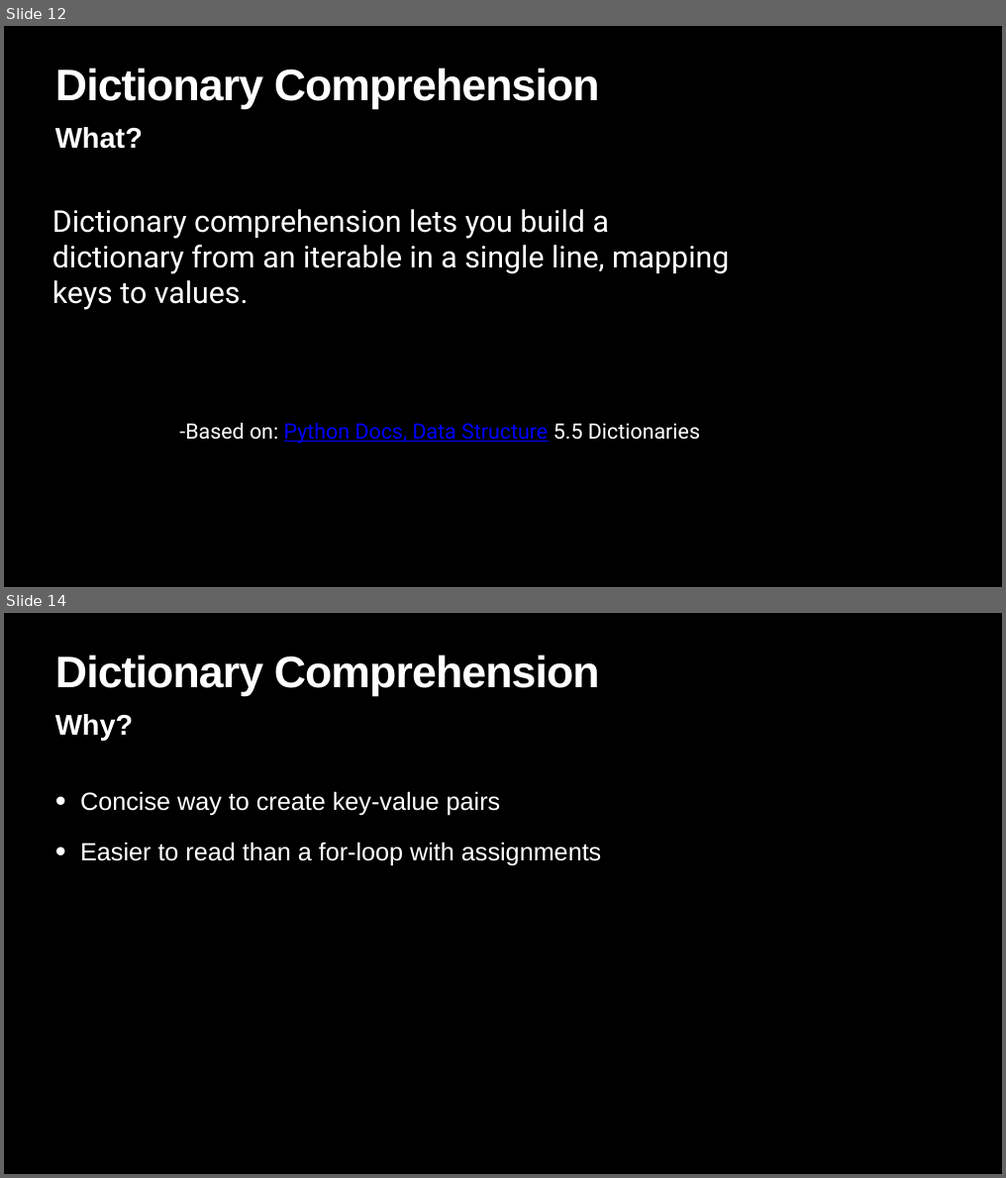
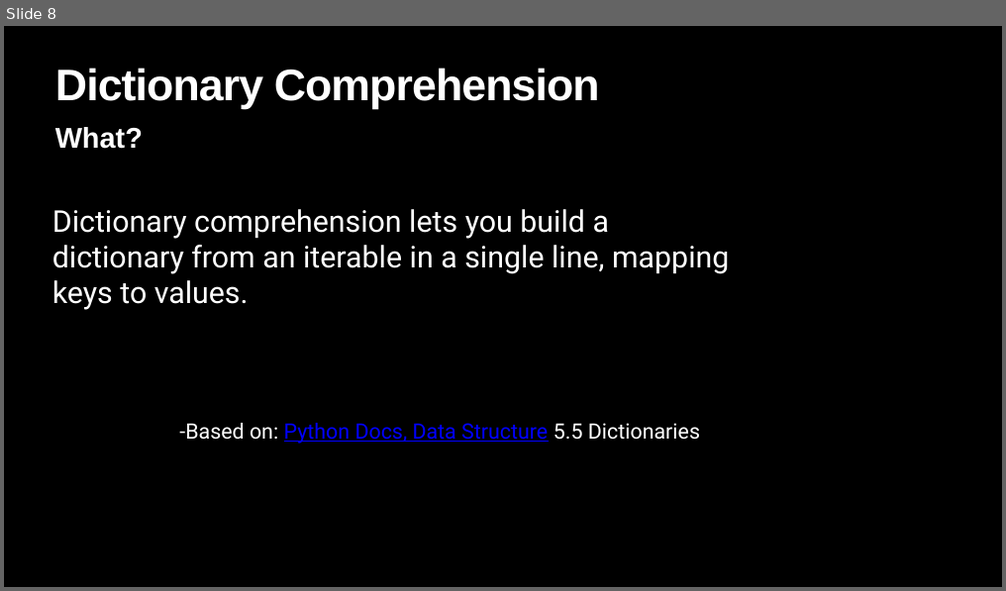
Before and after one commit to xiwu5/lightningtechtalk, a slide deck: Lightning Talk02.pptx. Shown one above the other, each under a label of ours: slides 12 and 14 before the commit, slide 8 after it; the slides between them are not shown. The pictures are 1006x1178 and 1006x591 pixels, drawn with LibreOffice and Linux fonts; fonts in the diff are those of the drawing. Boxes give left, top, right and bottom in pixels: in the first picture for what was removed or moved away, otherwise in the second. Text is boxed around its words. In the diff, an @@ line names an element or a change of style, - is before the commit and + after.

```diff
--- a/Lightning Talk02.pptx
+++ b/Lightning Talk02.pptx
@@ slide 14 removed at [4,613,1002,1174], background #000000 @@
@@ title removed at [55,655,600,696] @@
-Dictionary Comprehension
@@ text removed at [55,714,134,740] @@
-Why?
@@ text removed at [80,791,601,866] @@
-• Concise way to create key-value pairs
-• Easier to read than a for-loop with assignments
@@ what was slide 12 is now slide 8 @@
```
Also in this commit, not shown: 6 slides changed, 2 slides added, 5 other slides removed.
